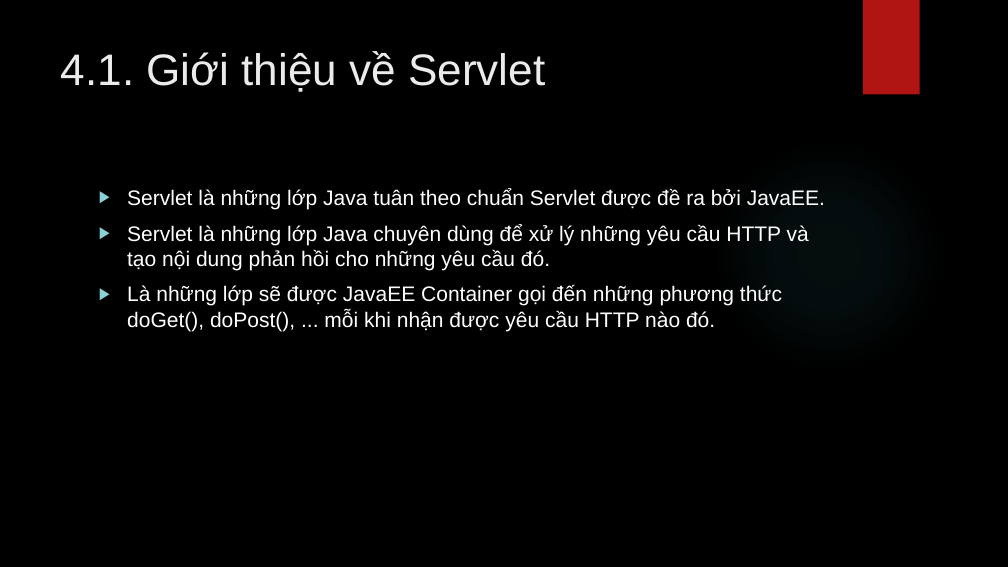
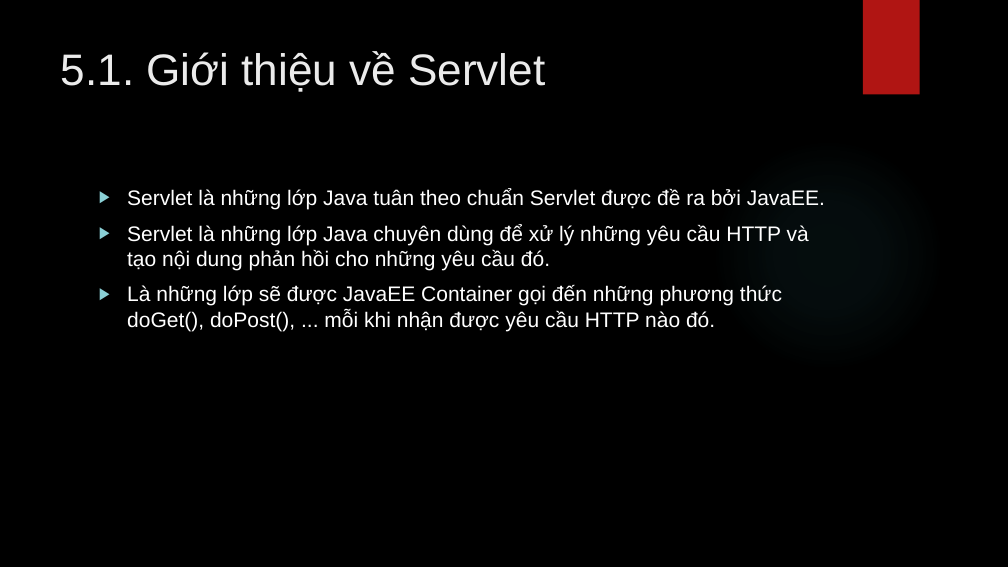
Before and after one commit to lequochai26/GDUTraining_Basic_Java_Web_Development, a slide deck: slide 15 of Slides/Day_7_1.pptx (slide 14 before the commit). Drawn at 1008x567 pixels with LibreOffice and Linux fonts; fonts in the diff are those of the drawing; background and template pictures are left out. Boxes give left, top, right and bottom in pixels: in the first picture for what was removed or moved away, otherwise in the second. Text is boxed around its words. In the diff, an @@ line names an element or a change of style, - is before the commit and + after.

```diff
--- a/Slides/Day_7_1.pptx
+++ b/Slides/Day_7_1.pptx
@@ title at (x1=61, y1=51, x2=545, y2=92): text changed @@
-4.1. Giới thiệu về Servlet
+5.1. Giới thiệu về Servlet
```
Also in this commit, not shown: 15 other slides changed, 1 slide added.
